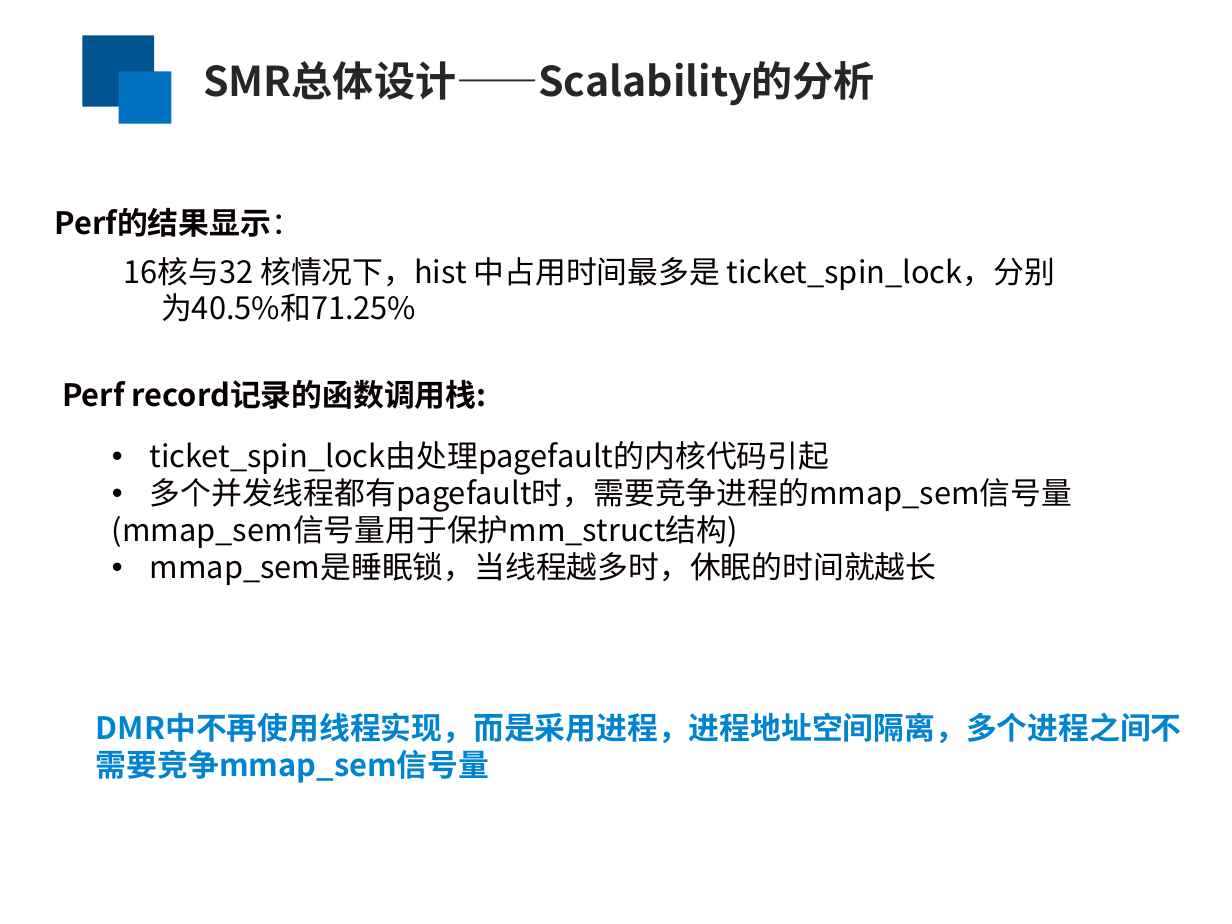
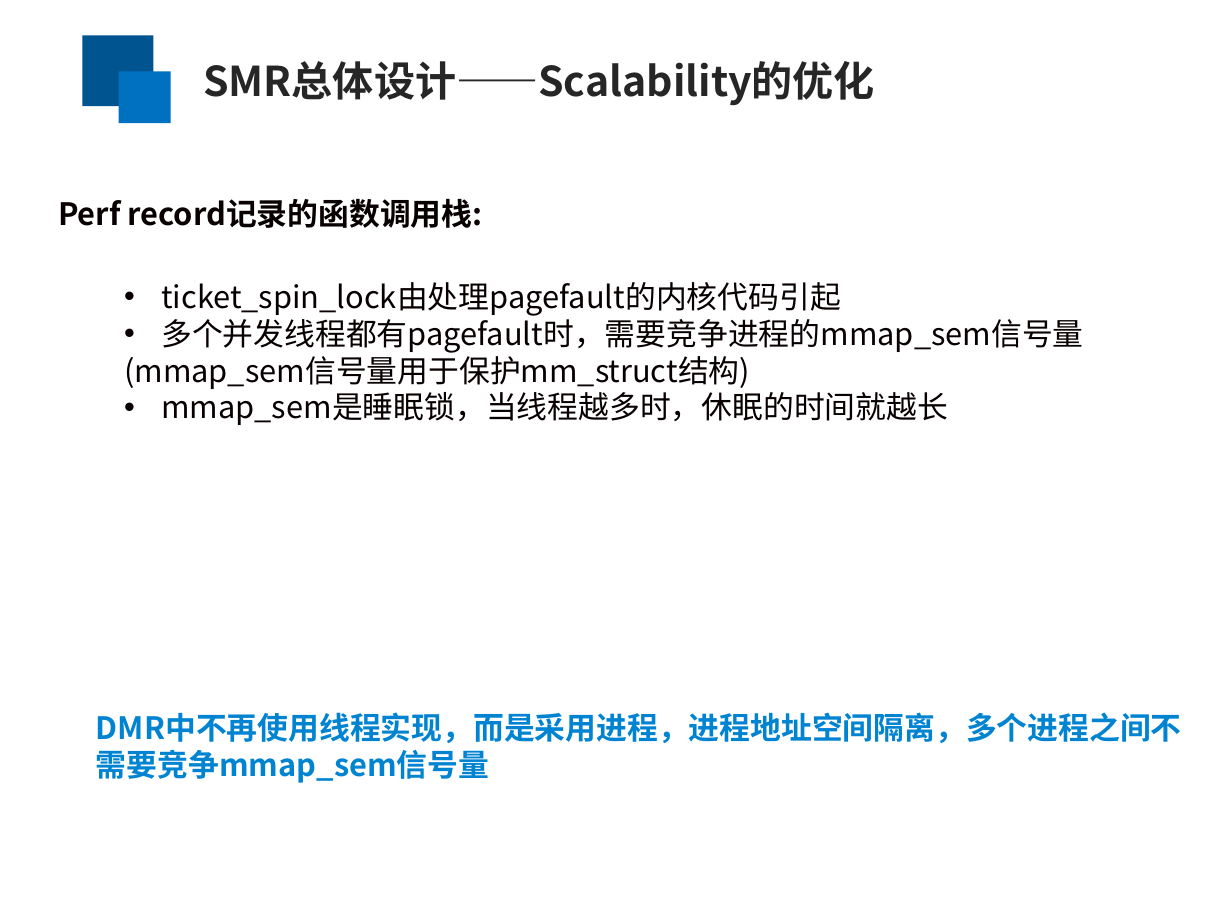
Before and after one commit to yufenyu/work, a slide deck: slide 15 of dmr_paper/paper/chinaSys-2016.ppt (slide 12 before the commit). Drawn at 1232x924 pixels with LibreOffice and Linux fonts; fonts in the diff are those of the drawing. Boxes give left, top, right and bottom in pixels: in the first picture for what was removed or moved away, otherwise in the second. Text is boxed around its words. In the diff, an @@ line names an element or a change of style, - is before the commit and + after.

```diff
--- a/dmr_paper/paper/chinaSys-2016.ppt
+++ b/dmr_paper/paper/chinaSys-2016.ppt
@@ text at box(203, 61, 875, 105): text changed @@
-SMR总体设计——Scalability的分析
+SMR总体设计——Scalability的优化
@@ text "Perf record记录的函数调用栈:": place and size @@
-text "Perf record记录的函数调用栈:" at box(62, 379, 487, 409)
+text "Perf record记录的函数调用栈:" at box(58, 198, 483, 228)
@@ text removed at box(55, 207, 302, 237) @@
-Perf的结果显示：
@@ text removed at box(123, 257, 1055, 322) @@
-  16核与32 核情况下，hist 中占用时间最多是 ticket_spin_lock，分别为40.5%和71.25%
@@ text "ticket_spin_lock由处理pagefault的内核代码引起": place and size @@
-text "ticket_spin_lock由处理pagefault的内核代码引起" at box(112, 441, 1072, 585)
+text "ticket_spin_lock由处理pagefault的内核代码引起" at box(124, 282, 1083, 425)
@@ text "ticket_spin_lock由处理pagefault的内核代码引起" at box(124, 282, 1083, 425): indent changed; bullet colour #000000 to #080000 @@
```
Also in this commit, not shown: 8 other slides changed, 8 slides added, 6 slides removed.
